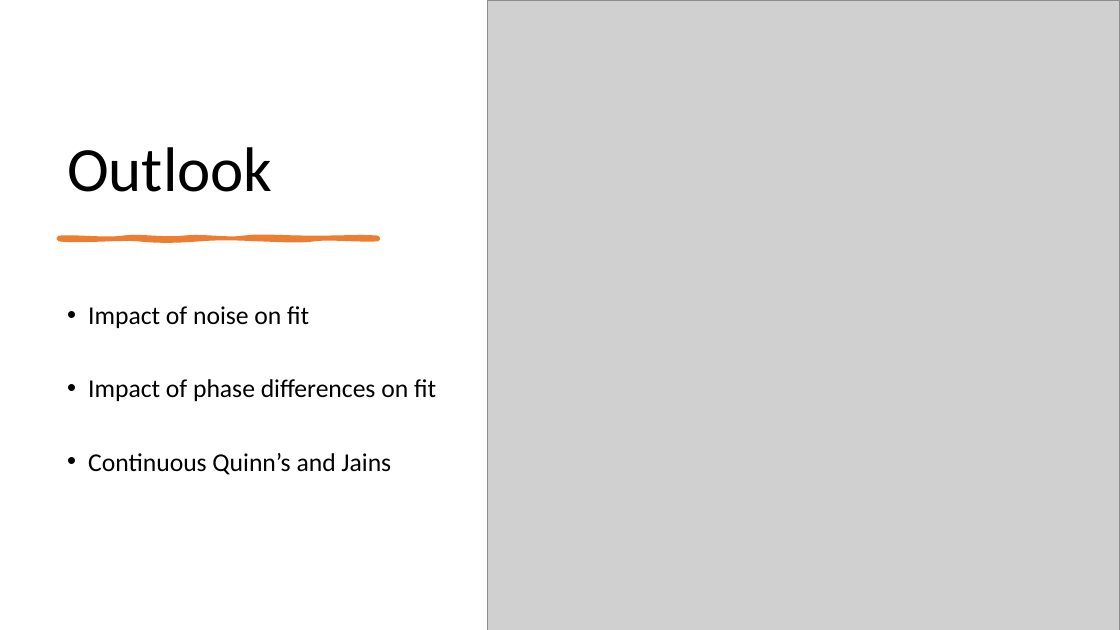
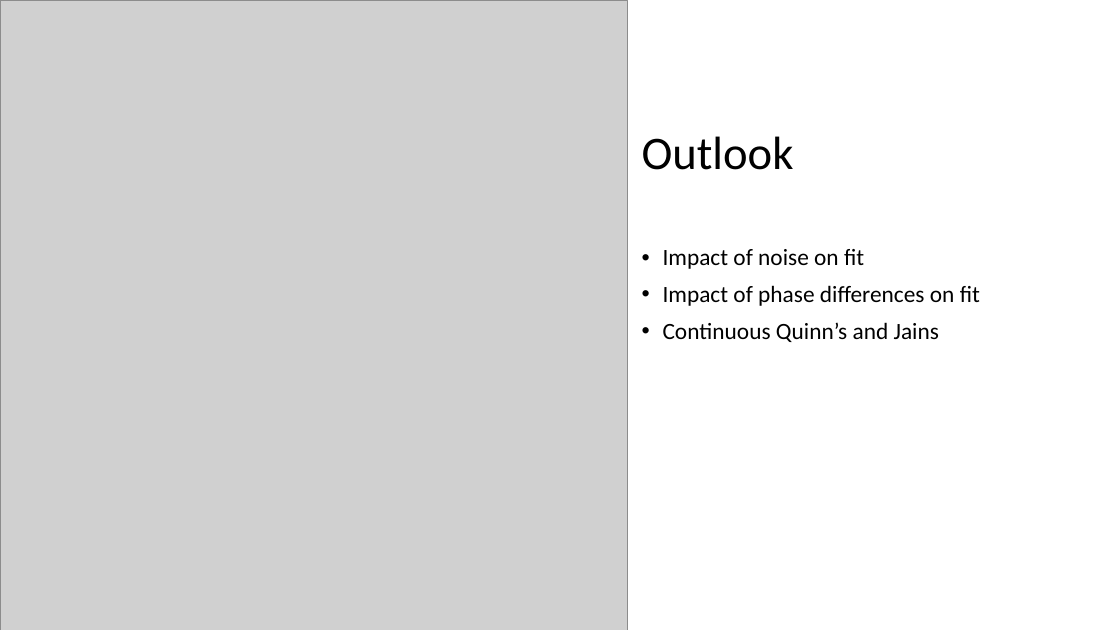
Before and after one commit to Sibeng32/Saban-Caliskan-Fourier-Analysis, a slide deck: slide 9 of Fourier Analysis Final Version.pptx. Drawn at 1120x630 pixels with LibreOffice and Linux fonts; fonts in the diff are those of the drawing; grey boxes stand for pictures. Boxes give left, top, right and bottom in pixels: in the first picture for what was removed or moved away, otherwise in the second. Text is boxed around its words. In the diff, an @@ line names an element or a change of style, - is before the commit and + after.

```diff
--- a/Fourier Analysis Final Version.pptx
+++ b/Fourier Analysis Final Version.pptx
@@ picture: place and size @@
-picture at box(488, 0, 1120, 630)
+picture at box(0, 0, 628, 630)
@@ title "Outlook": place and size @@
-title "Outlook" at box(67, 147, 272, 192)
+title "Outlook" at box(642, 136, 794, 170)
@@ title "Outlook" at box(642, 136, 794, 170): size 54 to 40 pt; vertical alignment bottom to middle @@
@@ freeform shape removed at box(59, 238, 378, 239) @@
@@ text "Impact of noise on fit": place and size @@
-text "Impact of noise on fit" at box(88, 306, 436, 475)
+text "Impact of noise on fit" at box(663, 249, 980, 342)
@@ text "Impact of noise on fit" at box(663, 249, 980, 342): size 22 to 20 pt; line spacing 2 to 0.9 @@
```
Also in this commit, not shown: 7 other slides changed, 2 other files.
